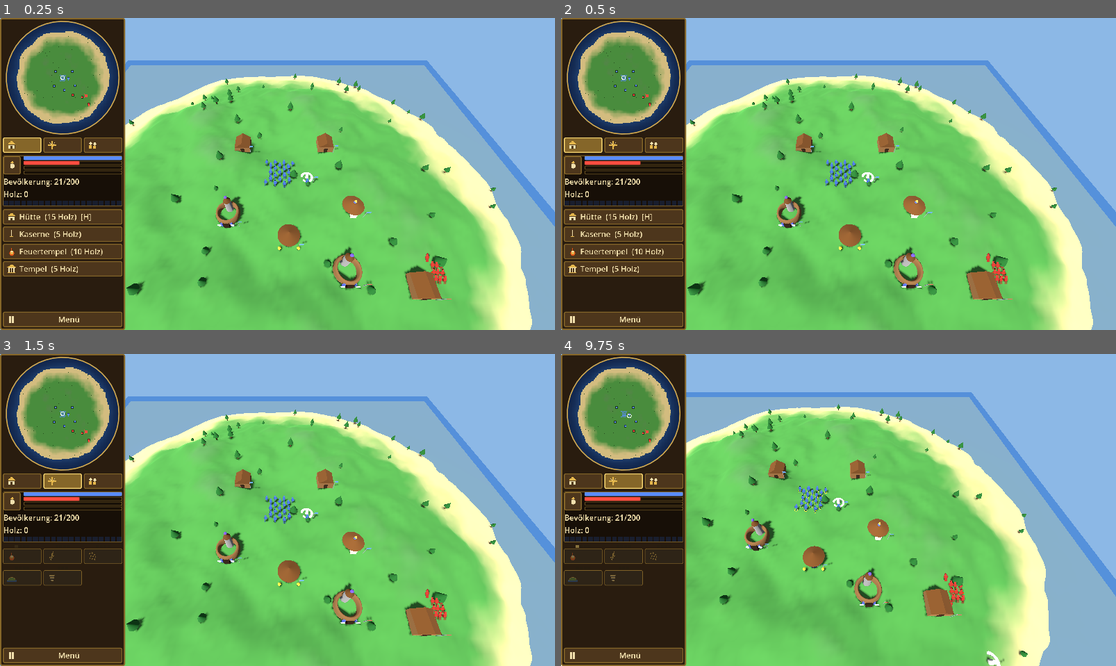
Above: before the commit, frames 1-4 (two rows, left to right).
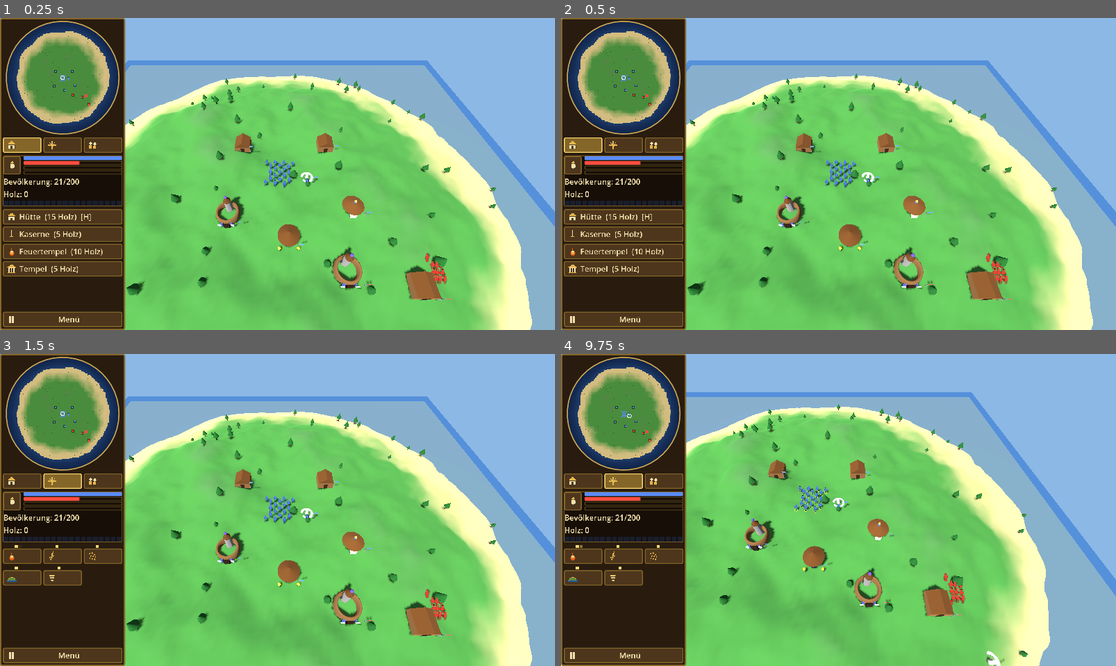
Above: after the commit, the same moments.

Repository: Klopskaiser/Populous-TheEnd
Game: Godot game, scene res://scenes/main.tscn
Same seed, same stepped clock (60 frames per second), same inputs: the game is played once before the commit and once after it.
Inputs (mouse positions are in pixels of both pictures, inside the frame that each line leads up to):
- Up to frame 1 (0.25 s): no input
- Up to frame 2 (0.5 s): no input
- Up to frame 3 (1.5 s): click (22, 481) at 0.52 s; click (61, 481) at 1.27 s
- Up to frame 4 (9.75 s): click (666, 481) at 2.02 s; click (572, 500) at 2.75 s; click "Untätige Braves wählen" at 3.5 s; click "Menü" at 4.25 s; click "Fortsetzen" at 5 s; click (583, 481) at 5.77 s; click "Hütte (15 Holz) [H]" at 6.5 s; click "Kaserne (5 Holz)" at 7.25 s; click "Feuertempel (10 Holz)" at 8 s; click "Tempel (5 Holz)" at 8.75 s; click (622, 481) at 9.52 s

The runs differ from the first frame. In frame 1, less than 0.1% of the frame differs, in the area x 55-56%, y 51-53%; in frame 2, less than 0.1%; in frame 3, 1.7%; in frame 4, 1.7%, in the area x 0-23%, y 61-75%.

Commit message:
Phase 6 Nachbesserung: graduelle Landbruecke, Reichweiten, Schamanin-Sprite
- Landbruecke terraformt ueber 3 s (LandbridgeMorph); Baeume/Stapel/Gebaeude
  reiten auf dem Terrain mit
- Zauber-Reichweiten pro Zauber (Feuerball/Tornado/Schwarm 8 m, Blitz 10 m),
  Reichweiten-Ring um die Schamanin im Zielmodus (folgt ihr)
- Startszenario: 1 Ladung je Zauber; Tornado mit dichterem Ring-Trichter
- Schamanin-Sprite weiblich: lange dunkle Maehne + helles Dreieck-Kleid
- Tests: 630 gruen; Ladecheck + 240-Frame-Lauf fehlerfrei

Co-Authored-By: Claude Fable 5 <noreply@anthropic.com>

Diff:
--- a/scripts/core/main.gd
+++ b/scripts/core/main.gd
@@ -91,9 +91,14 @@
 	spell_ctx.nav_grid = nav
 	spell_ctx.unit_manager = _unit_manager
 	spell_ctx.building_manager = _building_manager
+	spell_ctx.tree_manager = _tree_manager
+	spell_ctx.wood_pile_manager = _wood_pile_manager
 	_tribe_commands.spell_context = spell_ctx
 	for tribe in tribes:
 		tribe.set_spells(Spell.create_default_set())
+		# Start scenario: every spell begins with one stored charge.
+		for spell in tribe.spells:
+			spell.charges = 1
 	_selection.setup(_unit_manager, _tribe_commands, _build_menu, _spell_targeting)
 	_ring_renderer.setup(_selection)
 	_build_menu.setup(_tribe_commands, nav, self, tribes[GameState.PLAYER_TRIBE])
--- a/scripts/core/terrain_data.gd
+++ b/scripts/core/terrain_data.gd
@@ -101,13 +101,15 @@
 		cell_max_x - cell_min_x + 1, cell_max_z - cell_min_z + 1)
 
 
-## Raises a corridor from `from` to `to` (world XZ) onto a height profile
-## interpolated between height_from and height_to — a walkable ramp when the
-## two differ. Terrain is only ever RAISED, never lowered; beyond half_width
-## the lift blends out smoothly over `edge` metres. Returns the affected cell
-## rect (like raise_area). Core of the Landbridge spell.
-func raise_line(from: Vector2, to: Vector2, half_width: float,
-		height_from: float, height_to: float, edge: float = 1.5) -> Rect2i:
+## Computes the target heights of a corridor from `from` to `to` (world XZ)
+## onto a height profile interpolated between height_from and height_to — a
+## walkable ramp when the two differ. Terrain is only ever RAISED, never
+## lowered; beyond half_width the lift blends out smoothly over `edge` metres.
+## Returns {"indices": PackedInt32Array, "targets": PackedFloat32Array,
+## "rect": Rect2i} WITHOUT touching the heightmap — raise_line applies it
+## instantly, the Landbridge morph interpolates toward it over time.
+func line_raise_targets(from: Vector2, to: Vector2, half_width: float,
+		height_from: float, height_to: float, edge: float = 1.5) -> Dictionary:
 	var axis: Vector2 = to - from
 	var len2: float = axis.length_squared()
 	var reach: float = half_width + edge
@@ -116,6 +118,8 @@
 	var min_vz: int = clampi(int(floor((minf(from.y, to.y) - reach) / CELL_SIZE)), 0, VERTS - 1)
 	var max_vz: int = clampi(int(ceil((maxf(from.y, to.y) + reach) / CELL_SIZE)), 0, VERTS - 1)
 
+	var indices: PackedInt32Array = PackedInt32Array()
+	var targets: PackedFloat32Array = PackedFloat32Array()
 	var changed_min_x: int = VERTS
 	var changed_min_z: int = VERTS
 	var changed_max_x: int = -1
@@ -140,20 +144,35 @@
 			var nh: float = maxf(current, lerpf(current, profile, blend))
 			if nh <= current + 0.0001:
 				continue
-			heights[idx] = nh
+			indices.append(idx)
+			targets.append(nh)
 			changed_min_x = mini(changed_min_x, vx)
 			changed_min_z = mini(changed_min_z, vz)
 			changed_max_x = maxi(changed_max_x, vx)
 			changed_max_z = maxi(changed_max_z, vz)
 
-	if changed_max_x < 0:
-		return Rect2i()
-	var cell_min_x: int = clampi(changed_min_x - 1, 0, SIZE - 1)
-	var cell_min_z: int = clampi(changed_min_z - 1, 0, SIZE - 1)
-	var cell_max_x: int = clampi(changed_max_x, 0, SIZE - 1)
-	var cell_max_z: int = clampi(changed_max_z, 0, SIZE - 1)
-	return Rect2i(cell_min_x, cell_min_z,
-		cell_max_x - cell_min_x + 1, cell_max_z - cell_min_z + 1)
+	var rect: Rect2i = Rect2i()
+	if changed_max_x >= 0:
+		var cell_min_x: int = clampi(changed_min_x - 1, 0, SIZE - 1)
+		var cell_min_z: int = clampi(changed_min_z - 1, 0, SIZE - 1)
+		var cell_max_x: int = clampi(changed_max_x, 0, SIZE - 1)
+		var cell_max_z: int = clampi(changed_max_z, 0, SIZE - 1)
+		rect = Rect2i(cell_min_x, cell_min_z,
+			cell_max_x - cell_min_x + 1, cell_max_z - cell_min_z + 1)
+	return {"indices": indices, "targets": targets, "rect": rect}
+
+
+## Applies a corridor raise instantly (see line_raise_targets). Returns the
+## affected cell rect (like raise_area).
+func raise_line(from: Vector2, to: Vector2, half_width: float,
+		height_from: float, height_to: float, edge: float = 1.5) -> Rect2i:
+	var plan: Dictionary = line_raise_targets(from, to, half_width,
+		height_from, height_to, edge)
+	var indices: PackedInt32Array = plan.indices
+	var targets: PackedFloat32Array = plan.targets
+	for i in range(indices.size()):
+		heights[indices[i]] = targets[i]
+	return plan.rect
 
 
 # --- Walkability -------------------------------------------------------------
--- a/scripts/spells/fireball_spell.gd
+++ b/scripts/spells/fireball_spell.gd
@@ -9,6 +9,7 @@
 	display_name_de = "Feuerball"
 	charge_cost = 40.0
 	max_charges = 4
+	cast_range = 8.0
 
 
 func execute(tribe: Tribe, target: Vector3, ctx: SpellContext) -> bool:
--- a/scripts/spells/landbridge.gd
+++ b/scripts/spells/landbridge.gd
@@ -3,8 +3,9 @@
 ## "Landbrücke": no damage, pure terrain deformation. Raises a broad corridor
 ## from the shaman's position to the target point: onto coast level when the
 ## target lies in water, onto the target's height on land — differing start/
-## target heights become a walkable ramp (TerrainData.raise_line). Terrain is
-## only raised, never lowered.
+## target heights become a walkable ramp (TerrainData.line_raise_targets).
+## Terrain is only raised, never lowered, and the lift happens GRADUALLY over
+## LandbridgeMorph.DURATION (trees/piles/buildings ride along).
 
 ## Corridor half width (broad line) and the soft blend beyond it.
 const HALF_WIDTH: float = 1.6
@@ -18,10 +19,11 @@
 	display_name_de = "Landbrücke"
 	charge_cost = 60.0
 	max_charges = 4
+	cast_range = 9.0
 
 
 func execute(tribe: Tribe, target: Vector3, ctx: SpellContext) -> bool:
-	if ctx == null or ctx.terrain_data == null:
+	if ctx == null or ctx.terrain_data == null or ctx.unit_manager == null:
 		return false
 	var td: TerrainData = ctx.terrain_data
 	var caster: Unit = tribe.shaman if tribe != null else null
@@ -34,8 +36,10 @@
 	# Water start/target snaps onto coast level; land keeps its height (ramp).
 	var h_from: float = maxf(td.get_height(from.x, from.y), deck)
 	var h_to: float = maxf(td.get_height(to.x, to.y), deck)
-	var rect: Rect2i = td.raise_line(from, to, HALF_WIDTH, h_from, h_to, EDGE)
-	if rect.size == Vector2i.ZERO:
+	var plan: Dictionary = td.line_raise_targets(from, to, HALF_WIDTH, h_from, h_to, EDGE)
+	if (plan.indices as PackedInt32Array).is_empty():
 		return false
-	ctx.apply_terrain_change(rect)
+	var morph: LandbridgeMorph = LandbridgeMorph.new()
+	morph.setup(ctx, plan)
+	ctx.unit_manager.register_projectile(morph)
 	return true
--- /dev/null
+++ b/scripts/spells/landbridge_morph.gd
@@ -0,0 +1,86 @@
+class_name LandbridgeMorph extends Node3D
+
+## Gradual terraforming of a Landbridge cast: interpolates the affected
+## vertices from their start heights to the corridor's target profile
+## (TerrainData.line_raise_targets) over DURATION seconds, in throttled steps
+## (never per frame — chunk/collision rebuilds are batched per step). Trees,
+## wood piles and buildings inside the area are re-snapped to the moving
+## ground each step; units snap their own Y every tick anyway. Ticked via the
+## UnitManager projectile list.
+
+const DURATION: float = 3.0
+const STEP_INTERVAL: float = 0.15
+
+var done: bool = false
+var ctx: SpellContext = null
+
+var _indices: PackedInt32Array = PackedInt32Array()
+var _from: PackedFloat32Array = PackedFloat32Array()
+var _to: PackedFloat32Array = PackedFloat32Array()
+var _rect: Rect2i = Rect2i()
+var _time: float = 0.0
+var _step_timer: float = 0.0
+
+
+## `plan` comes from TerrainData.line_raise_targets (indices/targets/rect);
+## start heights are captured now so the morph lerps from the cast moment.
+func setup(p_ctx: SpellContext, plan: Dictionary) -> void:
+	ctx = p_ctx
+	_indices = plan.indices
+	_to = plan.targets
+	_rect = plan.rect
+	var td: TerrainData = ctx.terrain_data
+	_from.resize(_indices.size())
+	for i in range(_indices.size()):
+		_from[i] = td.heights[_indices[i]]
+
+
+func tick(delta: float) -> void:
+	if done:
+		return
+	_time += delta
+	_step_timer -= delta
+	if _step_timer > 0.0 and _time < DURATION:
+		return
+	_step_timer = STEP_INTERVAL
+	var t: float = clampf(_time / DURATION, 0.0, 1.0)
+	var smooth: float = t * t * (3.0 - 2.0 * t)
+	var td: TerrainData = ctx.terrain_data
+	for i in range(_indices.size()):
+		td.heights[_indices[i]] = lerpf(_from[i], _to[i], smooth)
+	ctx.apply_terrain_change(_rect)
+	_snap_props()
+	if t >= 1.0:
+		done = true
+
+
+## Keeps static props on the moving ground: trees and wood piles inside the
+## rect follow the surface, buildings re-seat on their footprint centre.
+func _snap_props() -> void:
+	var td: TerrainData = ctx.terrain_data
+	var grown: Rect2i = _rect.grow(1)
+	if ctx.tree_manager != null:
+		for tree in ctx.tree_manager.trees:
+			if not is_instance_valid(tree):
+				continue
+			if grown.has_point(_world_cell(tree.position)):
+				tree.position.y = td.get_height(tree.position.x, tree.position.z)
+	if ctx.wood_pile_manager != null:
+		for pile in ctx.wood_pile_manager.piles:
+			if not is_instance_valid(pile):
+				continue
+			if grown.has_point(_world_cell(pile.position)):
+				pile.position.y = td.get_height(pile.position.x, pile.position.z)
+	if ctx.building_manager != null:
+		for b in ctx.building_manager.buildings:
+			if not is_instance_valid(b):
+				continue
+			if grown.intersects(b.footprint_rect().grow(1)):
+				var c: Vector3 = b.center_world()
+				b.position.y = td.get_height(c.x, c.z)
+
+
+static func _world_cell(pos: Vector3) -> Vector2i:
+	return Vector2i(
+		int(floor(pos.x / TerrainData.CELL_SIZE)),
+		int(floor(pos.z / TerrainData.CELL_SIZE)))
--- a/scripts/spells/lightning.gd
+++ b/scripts/spells/lightning.gd
@@ -19,6 +19,7 @@
 	display_name_de = "Blitz"
 	charge_cost = 60.0
 	max_charges = 4
+	cast_range = 10.0
 
 
 func execute(tribe: Tribe, target: Vector3, ctx: SpellContext) -> bool:
--- a/scripts/spells/spell.gd
+++ b/scripts/spells/spell.gd
@@ -12,6 +12,10 @@
 ## Mana converted per stored charge (start values, balancing in phase 8).
 var charge_cost: float = 50.0
 var max_charges: int = 4
+## Range (metres) from which the shaman can release this spell at its target;
+## she walks closer first when the target lies beyond it. The targeting UI
+## shows this radius around her while the spell is armed.
+var cast_range: float = 9.0
 var charges: int = 0
 ## 0..1 partial fill of the NEXT charge (drives the sidebar pips); maintained
 ## by the tribe's charging tick for the spell currently being served.
--- a/scripts/spells/spell_context.gd
+++ b/scripts/spells/spell_context.gd
@@ -8,6 +8,9 @@
 var nav_grid: NavGrid = null
 var unit_manager: UnitManager = null
 var building_manager: BuildingManager = null
+## Optional (landbridge morph re-snaps props to the moving ground).
+var tree_manager: TreeManager = null
+var wood_pile_manager: WoodPileManager = null
 
 var _events: Node = null
 var _events_resolved: bool = false
--- a/scripts/spells/swarm.gd
+++ b/scripts/spells/swarm.gd
@@ -9,6 +9,7 @@
 	display_name_de = "Insektenschwarm"
 	charge_cost = 50.0
 	max_charges = 4
+	cast_range = 8.0
 
 
 func execute(tribe: Tribe, target: Vector3, ctx: SpellContext) -> bool:
--- a/scripts/spells/tornado.gd
+++ b/scripts/spells/tornado.gd
@@ -9,6 +9,7 @@
 	display_name_de = "Tornado"
 	charge_cost = 90.0
 	max_charges = 3
+	cast_range = 8.0
 
 
 func execute(tribe: Tribe, target: Vector3, ctx: SpellContext) -> bool:
--- a/scripts/spells/tornado_vortex.gd
+++ b/scripts/spells/tornado_vortex.gd
@@ -154,19 +154,20 @@
 
 
 func _ready() -> void:
-	# Placeholder funnel: stacked, widening grey rings.
+	# Placeholder funnel: a dense stack of widening grey rings.
 	var mat: StandardMaterial3D = StandardMaterial3D.new()
 	mat.albedo_color = Color(0.75, 0.75, 0.78, 0.8)
 	mat.transparency = BaseMaterial3D.TRANSPARENCY_ALPHA
 	mat.shading_mode = BaseMaterial3D.SHADING_MODE_UNSHADED
-	for i in range(5):
+	var count: int = 11
+	for i in range(count):
 		var ring: MeshInstance3D = MeshInstance3D.new()
 		var torus: TorusMesh = TorusMesh.new()
-		var t: float = float(i) / 4.0
-		var r: float = lerpf(0.4, 2.0, t)
-		torus.inner_radius = r - 0.25
+		var t: float = float(i) / float(count - 1)
+		var r: float = lerpf(0.35, 2.2, t)
+		torus.inner_radius = r - 0.22
 		torus.outer_radius = r
 		ring.mesh = torus
 		ring.material_override = mat
-		ring.position.y = lerpf(0.4, TOP_HEIGHT, t)
+		ring.position.y = lerpf(0.3, TOP_HEIGHT, t)
 		add_child(ring)
--- a/scripts/ui/placeholder_sprites.gd
+++ b/scripts/ui/placeholder_sprites.gd
@@ -37,6 +37,9 @@
 const C_FIRE: Color = Color(1.0, 0.78, 0.3)      # fireball in the hand
 const C_HOOD: Color = Color(0.7, 0.7, 0.72)      # preacher hood
 const C_GOWN: Color = Color(0.86, 0.86, 0.88)    # preacher gown
+const C_DRESS: Color = Color(0.99, 0.99, 1.0)    # shaman dress (brightest)
+const C_MANE: Color = Color(0.3, 0.28, 0.33)     # shaman's long dark hair
+const C_BELT: Color = Color(0.5, 0.44, 0.55)     # shaman belt/trim
 
 ## Casters get the "cast" animation (see CLAUDE.md par. 3).
 const CASTER_KINDS: Array[StringName] = [&"shaman", &"preacher"]
@@ -232,7 +235,7 @@
 
 ## Draws the kind-specific silhouette accents over the shared body, in the real
 ## view (after the mirror) and shifted by the frame's upper-body bob so they
-## animate with the unit. Brave/shaman get nothing (plain silhouette).
+## animate with the unit. Only the brave stays plain.
 static func _decorate(img: Image, kind: StringName, view: StringName, bob: int) -> void:
 	match kind:
 		&"warrior":
@@ -241,6 +244,8 @@
 			_decorate_firewarrior(img, view, bob)
 		&"preacher":
 			_decorate_preacher(img, view, bob)
+		&"shaman":
+			_decorate_shaman(img, view, bob)
 		_:
 			pass
 
@@ -288,6 +293,33 @@
 	img.fill_rect(Rect2i(4, 14, 8, 10), C_GOWN)          # gown skirt over the legs
 
 
+## The shaman is unmistakably female and distinct from every other unit: a
+## long DARK mane (crown + strands past the shoulders, full mane from behind)
+## framing the face, and the game's BRIGHTEST ankle-length dress flaring out
+## from a dark belt into a wide triangle over the legs. Reads at any zoom via
+## silhouette (triangle skirt) plus the strongest dark/bright contrast.
+static func _decorate_shaman(img: Image, view: StringName, bob: int) -> void:
+	match view:
+		&"back":
+			img.fill_rect(Rect2i(4, 0 + bob, 8, 2), C_MANE)     # crown
+			img.fill_rect(Rect2i(4, 2 + bob, 8, 10), C_MANE)    # full mane down the back
+		&"right":
+			img.fill_rect(Rect2i(4, 0 + bob, 8, 2), C_MANE)     # crown
+			img.fill_rect(Rect2i(4, 2 + bob, 2, 10), C_MANE)    # mane behind (facing right)
+		&"left":
+			img.fill_rect(Rect2i(4, 0 + bob, 8, 2), C_MANE)
+			img.fill_rect(Rect2i(10, 2 + bob, 2, 10), C_MANE)   # mane behind (facing left)
+		_:
+			img.fill_rect(Rect2i(4, 0 + bob, 8, 2), C_MANE)     # crown above the eyes
+			img.fill_rect(Rect2i(3, 2 + bob, 2, 10), C_MANE)    # strands past the cheeks
+			img.fill_rect(Rect2i(11, 2 + bob, 2, 10), C_MANE)
+	# Dress: dark belt at the waist, bright skirt widening to the ankles.
+	img.fill_rect(Rect2i(5, 13, 6, 1), C_BELT)
+	for y in range(14, 24):
+		var half: int = mini(3 + (y - 14) / 2, 7)
+		img.fill_rect(Rect2i(8 - half, y, half * 2, 1), C_DRESS)
+
+
 static func _add_animation(frames: SpriteFrames, anim: StringName,
 		images: Array[Image], fps: float) -> void:
 	frames.add_animation(anim)
--- a/scripts/ui/spell_targeting.gd
+++ b/scripts/ui/spell_targeting.gd
@@ -23,6 +23,9 @@
 
 var _armed_spell: StringName = &""
 var _cursor: Node3D = null
+## Ring around the shaman showing the armed spell's cast range; follows her
+## every frame (targets beyond it are allowed — she walks closer first).
+var _range_ring: MeshInstance3D = null
 
 
 func setup(p_tribe_commands: TribeCommands, p_tribe: Tribe,
@@ -62,6 +65,7 @@
 		_build_menu.cancel()
 	_armed_spell = spell_id
 	_ensure_cursor()
+	_show_range_ring(spell.cast_range)
 
 
 ## Same hotkey/button again disarms; a different spell switches over.
@@ -76,6 +80,8 @@
 	_armed_spell = &""
 	if _cursor != null:
 		_cursor.visible = false
+	if _range_ring != null:
+		_range_ring.visible = false
 
 
 func _ensure_cursor() -> void:
@@ -106,8 +112,38 @@
 	_world_root.add_child(_cursor)
 
 
+## Builds (once) and sizes the range ring for the armed spell.
+func _show_range_ring(radius: float) -> void:
+	if _world_root == null:
+		return
+	if _range_ring == null:
+		_range_ring = MeshInstance3D.new()
+		_range_ring.name = "SpellRangeRing"
+		var mat: StandardMaterial3D = StandardMaterial3D.new()
+		mat.albedo_color = Color(0.55, 0.8, 1.0)
+		mat.shading_mode = BaseMaterial3D.SHADING_MODE_UNSHADED
+		_range_ring.material_override = mat
+		_world_root.add_child(_range_ring)
+	var torus: TorusMesh = TorusMesh.new()
+	torus.inner_radius = radius - 0.12
+	torus.outer_radius = radius
+	_range_ring.mesh = torus
+	_range_ring.visible = true
+
+
 func _process(_delta: float) -> void:
-	if not is_active() or _cursor == null:
+	if not is_active():
+		return
+	# The shaman died mid-targeting: drop the mode entirely.
+	var shaman: Unit = _tribe.shaman if _tribe != null else null
+	if shaman == null or not is_instance_valid(shaman) \
+			or shaman.state == Unit.State.DEAD:
+		cancel()
+		return
+	# Range ring follows the (possibly moving) shaman.
+	if _range_ring != null:
+		_range_ring.position = shaman.position + Vector3(0.0, 0.15, 0.0)
+	if _cursor == null:
 		return
 	if Sidebar.is_mouse_over_ui():
 		_cursor.visible = false
--- a/scripts/units/shaman.gd
+++ b/scripts/units/shaman.gd
@@ -9,9 +9,8 @@
 
 const HP: int = 240                        # 4x brave life (60)
 const SHAMAN_MELEE_STRENGTH: float = 2.0   # 2x brave melee damage
-## Range from which a pending spell can be released at its target.
-const CAST_RANGE: float = 9.0
-## Wind-up of the cast animation before the effect fires.
+## Wind-up of the cast animation before the effect fires. The release range
+## is per spell (Spell.cast_range).
 const CAST_TIME: float = 0.6
 ## Killing an enemy shaman grants the killer's tribe bonus mana worth this
 ## share of its total charge capacity, paid straight into spell charges.
@@ -83,14 +82,14 @@
 	super._tick_state(delta)
 
 
-## Walks into CAST_RANGE of the target, then plays the wind-up and releases
-## the spell. The state ends in IDLE either way; a failed execute keeps the
-## charge (Spell.cast).
+## Walks into the spell's cast range of the target, then plays the wind-up
+## and releases it. The state ends in IDLE either way; a failed execute keeps
+## the charge (Spell.cast).
 func _tick_cast(delta: float) -> void:
 	if pending_spell == null:
 		_set_state(State.IDLE)
 		return
-	if _flat_dist(position, pending_target) > CAST_RANGE:
+	if _flat_dist(position, pending_target) > pending_spell.cast_range:
 		_casting = false
 		_cast_timer = CAST_TIME
 		_approach(pending_target, delta)
--- a/tests/test_spells.gd
+++ b/tests/test_spells.gd
@@ -191,8 +191,8 @@
 	check(shaman.state == Unit.State.CAST, "shaman enters CAST")
 	var ticks: int = _run(w, [shaman], func() -> bool: return spell.executed > 0)
 	check(ticks < MAX_TICKS, "spell released after walking into range")
-	check(shaman._flat_dist(shaman.position, target) <= Shaman.CAST_RANGE + 0.5,
-		"shaman moved into cast range first")
+	check(shaman._flat_dist(shaman.position, target) <= spell.cast_range + 0.5,
+		"shaman moved into the spell's cast range first")
 	check(spell.charges == 1, "exactly one charge consumed on release")
 	check(shaman.state == Unit.State.IDLE, "shaman idles after the cast")
 	_free_world(w)
@@ -298,7 +298,17 @@
 		"no path across the water before the cast")
 	var spell: LandbridgeSpell = LandbridgeSpell.new()
 	check(spell.execute(tribe, Vector3(68, 0, 64), ctx), "landbridge cast succeeds")
-	check(nav.is_cell_walkable(Vector2i(63, 64)), "bridge cell walkable after the cast")
+	# The lift is GRADUAL (morph over ~3 s): right after the cast the channel
+	# is still water; halfway through, the terrain is visibly on its way up.
+	check(not nav.is_cell_walkable(Vector2i(63, 64)),
+		"channel not instantly walkable (gradual terraforming)")
+	var start_h: float = td.get_height(63.0, 64.0)
+	for i in range(15):
+		um.tick(0.1)
+	check(td.get_height(63.0, 64.0) > start_h + 0.2, "terrain rising mid-morph")
+	for i in range(25):
+		um.tick(0.1)
+	check(nav.is_cell_walkable(Vector2i(63, 64)), "bridge cell walkable once the morph ends")
 	check(td.get_height(63.0, 64.0) > TerrainData.SEA_LEVEL,
 		"terrain raised above the water line")
 	check(not nav.find_path(Vector3(56, 0, 64), Vector3(70, 0, 64)).is_empty(),
@@ -318,8 +328,18 @@
 	ctx.terrain_data = td
 	ctx.nav_grid = nav
 	ctx.unit_manager = um
+	var wpm: WoodPileManager = WoodPileManager.new()
+	wpm.setup(td)
+	ctx.wood_pile_manager = wpm
+	wpm.deposit(Vector3(65, 0, 64), 3)   # pile inside the future corridor
+	var pile: WoodPile = wpm.piles[0]
 	var spell: LandbridgeSpell = LandbridgeSpell.new()
 	check(spell.execute(tribe, Vector3(69, 0, 64), ctx), "ramp cast succeeds")
+	for i in range(35):
+		um.tick(0.1)   # let the gradual morph finish
+	check_near(pile.position.y, td.get_height(pile.position.x, pile.position.z),
+		"wood pile rode up with the rising terrain", 0.3)
+	wpm.free()
 	for x in range(58, 69):
 		check(nav.is_cell_walkable(Vector2i(x, 64)),
 			"ramp cell (%d, 64) is walkable (slope below limit)" % x)
Not shown, added: scripts/spells/landbridge_morph.gd.uid
Not shown, changed: plans/PROGRESS.md
